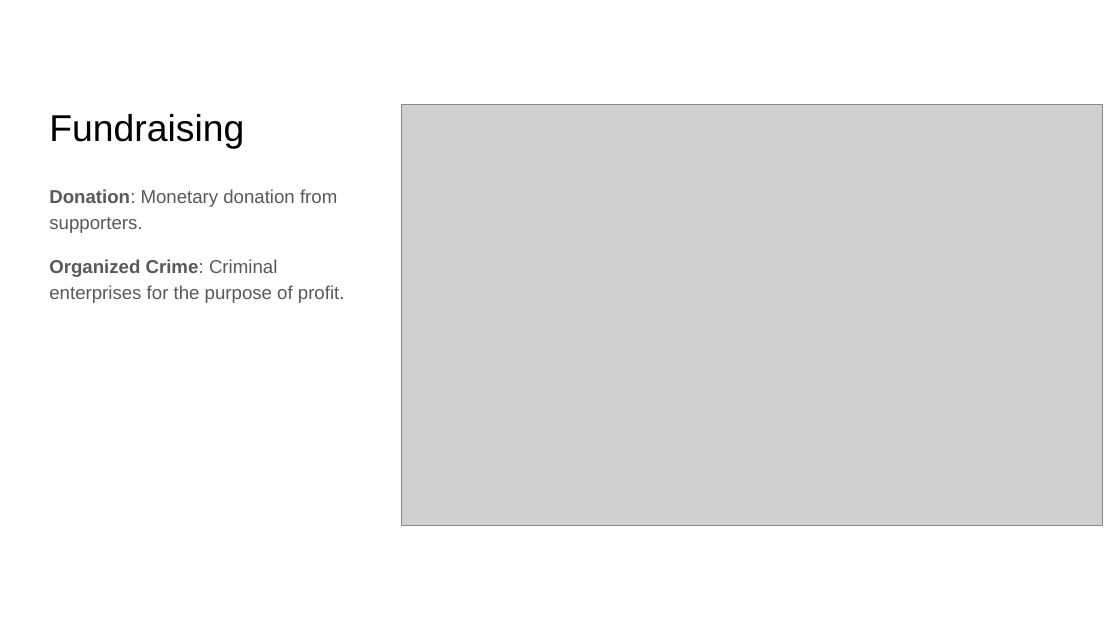
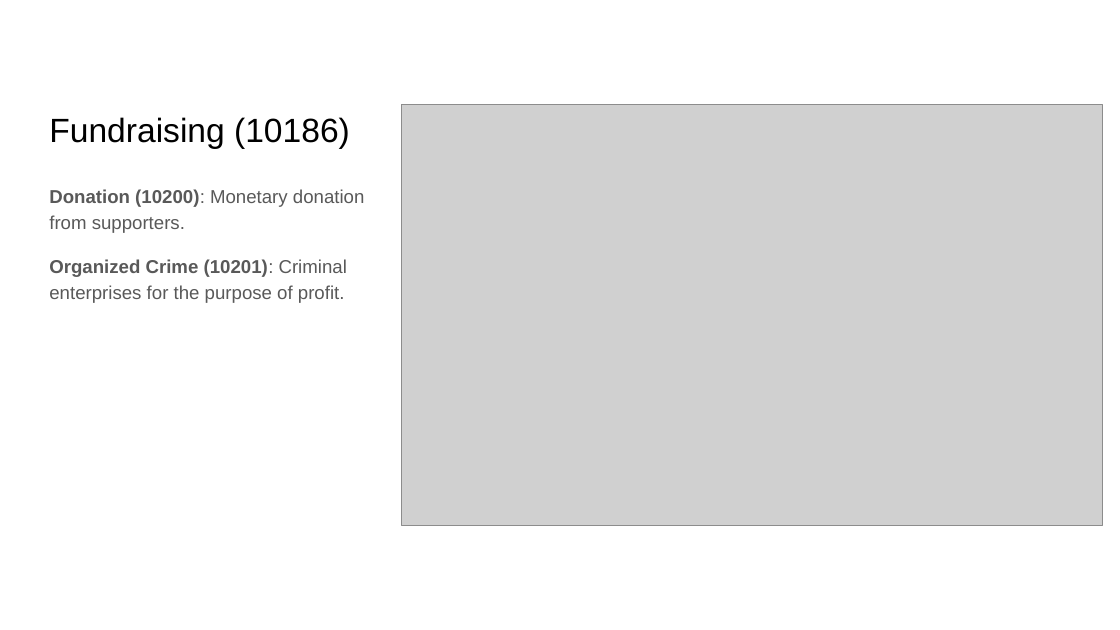
Before and after one commit to RESIN-KAIROS/schemalib, a slide deck: slide 5 of hrf/terrorist_attack.pptx. Drawn at 1120x630 pixels with LibreOffice and Linux fonts; fonts in the diff are those of the drawing; grey boxes stand for pictures. Boxes give left, top, right and bottom in pixels: in the first picture for what was removed or moved away, otherwise in the second. Text is boxed around its words. In the diff, an @@ line names an element or a change of style, - is before the commit and + after.

```diff
--- a/hrf/terrorist_attack.pptx
+++ b/hrf/terrorist_attack.pptx
@@ title at [49,117,350,148]: text changed; size 24 to 21.6 pt @@
-Fundraising
+Fundraising (10186)
@@ text at [49,189,364,303]: text changed @@
-Donation: Monetary donation from supporters.
-Organized Crime: Criminal enterprises for the purpose of profit.
+Donation (10200): Monetary donation from supporters.
+Organized Crime (10201): Criminal enterprises for the purpose of profit.
```
Also in this commit, not shown: 5 other slides changed, 1 other file.
